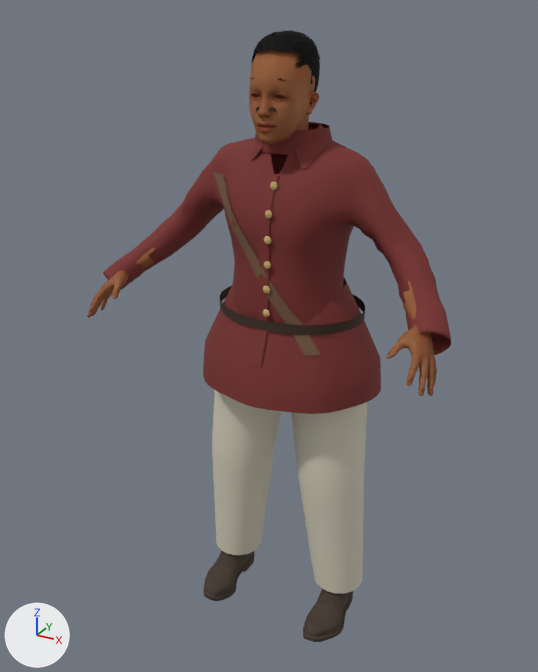
An edit to the Blender file WorkingAssets/NPCs/arjun_brother/arjun_brother_mpfb.blend, drawn before and after from the same camera.
One viewpoint serves both versions: a camera (50 mm lens) standing at (0.888, -1.744, 1.736) and looking at (-0.045, -0.046, 0.887). Every picture has the same lights, and +X, +Y and +Z are marked at lower left. The older version comes first.

In view in the first picture: 'Arjun_brother_independent_MakeHuman_body', 'Brother_short_hair', 'Coat front placket', 'Coat lower skirts', 'Coat waist seam', 'Crossbody leather webbing', 'Dev_fitted_boots', 'Dev_fitted_uniform_upper', 'Uniform standing collar', 'left trouser', 'right trouser' and 6 more.
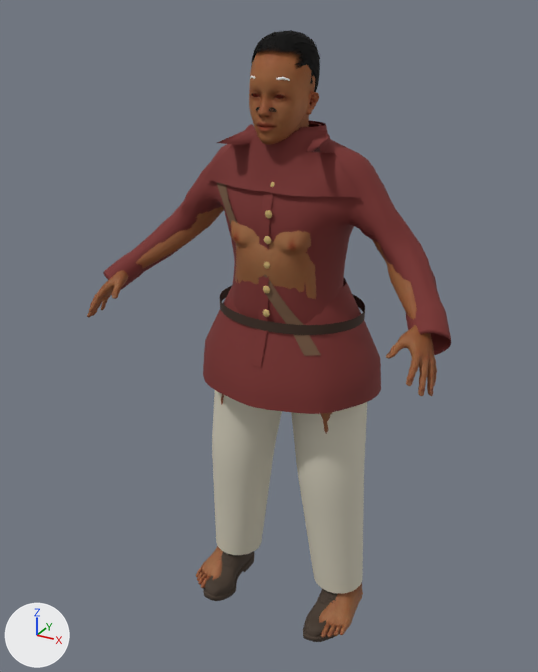
Boxes [x1, y1, x2, y2] around the edits, measured in the pictures (538 x 672 px):
'Arjun_brother_independent_MakeHuman_body', modifiers changed (70% taller)
    before: [87, 50, 437, 396]
    after: [87, 50, 437, 638]
'Dev tailored front neckline', added (brown)
    after: [204, 124, 361, 198]

Edits to the bpy script that builds the scene:
```text
Add me_dev_tailored_front_neckline:
    me_dev_tailored_front_neckline.from_pydata(...)  # 170 vertices, 144 faces; spans x -0.225..0.225, y -0.159..-0.036, z 1.32..1.465
    me_dev_tailored_front_neckline.polygons.foreach_set('use_smooth', [True] * 144)
    me_dev_tailored_front_neckline.materials.append(mat_faded_red_sepoy_coat_candidate)
Change ob_arjun_brother_independent_makehuman_body:
    remove _m = ob_arjun_brother_independent_makehuman_body.modifiers.new('Hide clothed skin', 'MASK')
    remove _m.vertex_group = 'Visible skin'
Add ob_dev_tailored_front_neckline:
    ob_dev_tailored_front_neckline = bpy.data.objects.new('Dev tailored front neckline', me_dev_tailored_front_neckline)
    ob_dev_tailored_front_neckline.location = (0.0, 0.0, 0.0)
```
